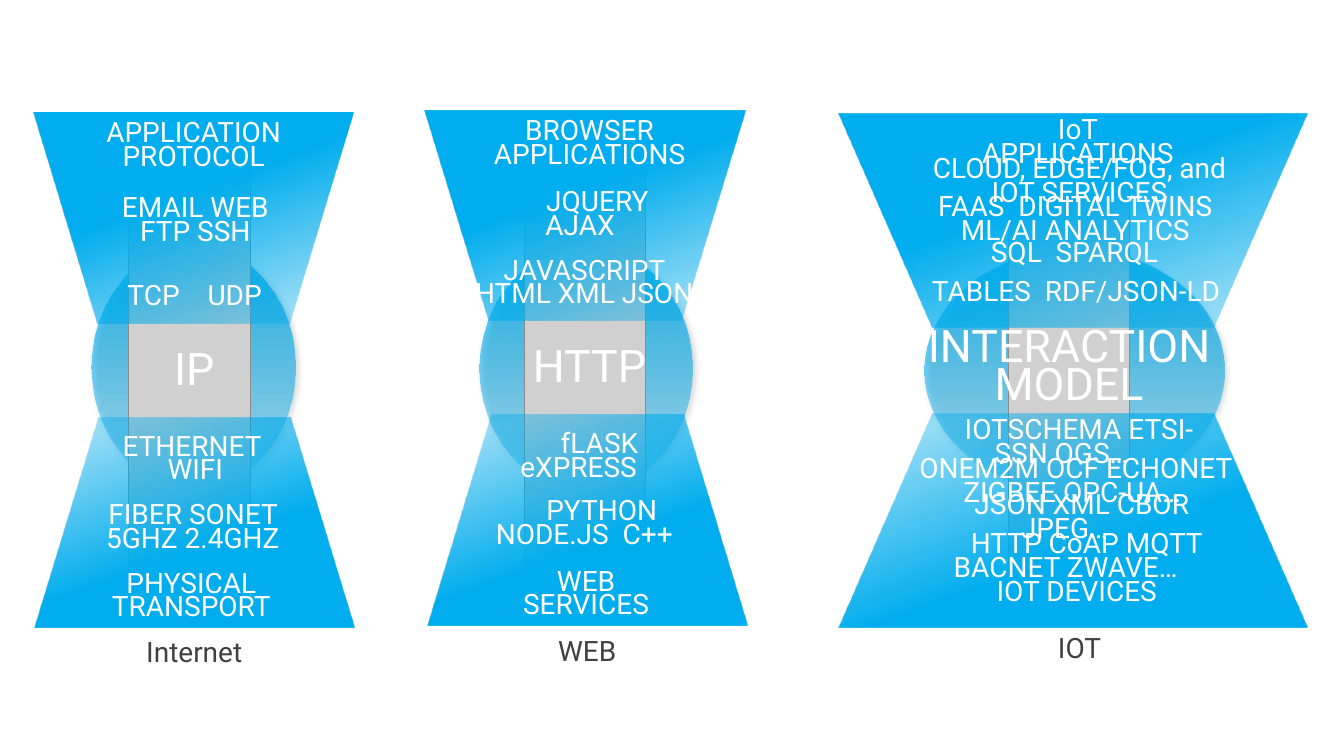
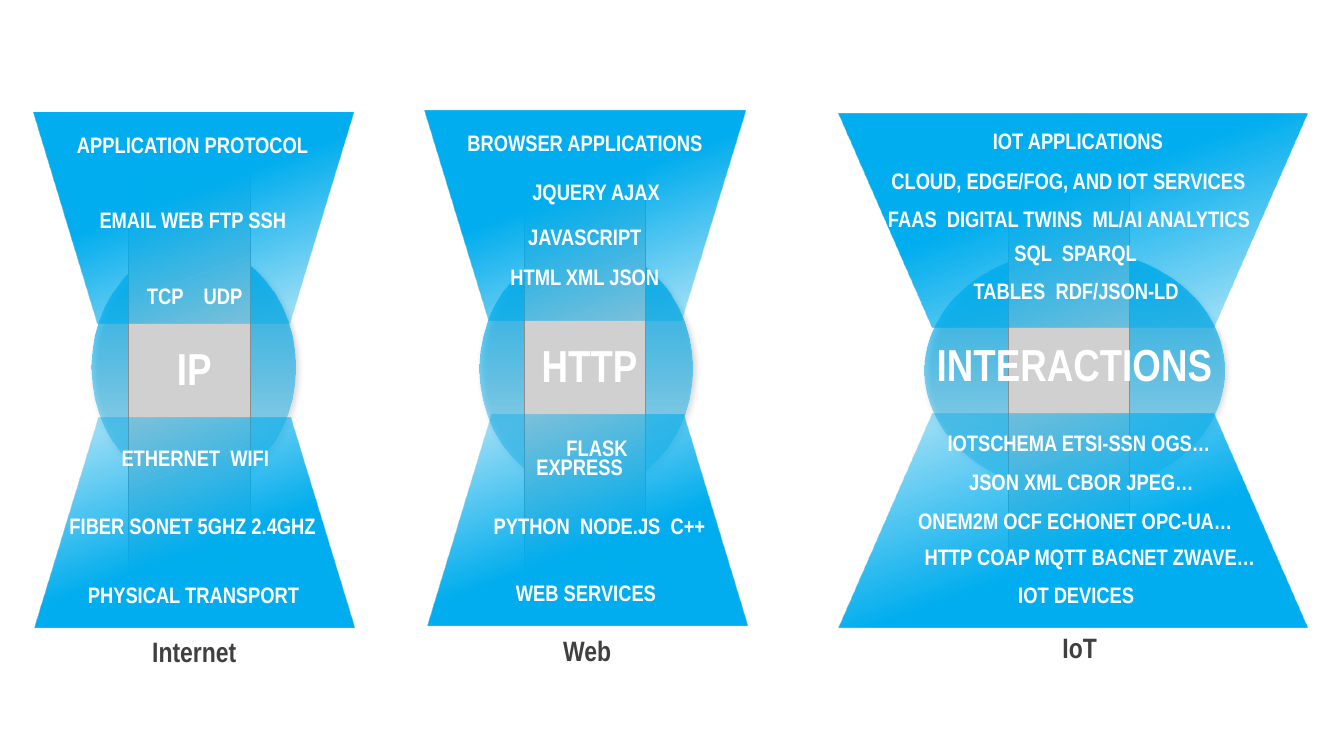
Before and after one commit to w3c/wot, a slide deck: slide 3 of PRESENTATIONS/wot-summary-and-roadmap-04-2019.pptx. Drawn at 1344x756 pixels with LibreOffice and Linux fonts; fonts in the diff are those of the drawing; grey boxes stand for pictures. Boxes give left, top, right and bottom in pixels: in the first picture for what was removed or moved away, otherwise in the second. Text is boxed around its words. In the diff, an @@ line names an element or a change of style, - is before the commit and + after.

Commit message:
fix font issue
Some slides were not rendering propertly when moved to other machines due to font substitutions.   Replace special font with Arial Narrow

```diff
--- a/PRESENTATIONS/wot-summary-and-roadmap-04-2019.pptx
+++ b/PRESENTATIONS/wot-summary-and-roadmap-04-2019.pptx
@@ text "APPLICATION PROTOCOL": place and size @@
-text "APPLICATION PROTOCOL" at [106,121,281,167]
+text "APPLICATION PROTOCOL" at [77,137,308,154]
@@ text "BROWSER APPLICATIONS": place and size @@
-text "BROWSER APPLICATIONS" at [494,119,685,165]
+text "BROWSER APPLICATIONS" at [467,135,702,152]
@@ text "JQUERY AJAX": place and size @@
-text "JQUERY AJAX" at [545,191,648,236]
+text "JQUERY AJAX" at [532,184,660,205]
@@ text at [993,133,1163,150]: text changed; size 20 to 16 pt; font Roboto to Arial Narrow; bold on @@
-IoT APPLICATIONS
+IOT APPLICATIONS
@@ text "EMAIL WEB FTP SSH": place and size @@
-text "EMAIL WEB FTP SSH" at [122,197,268,242]
+text "EMAIL WEB FTP SSH" at [100,210,286,228]
@@ text "FAAS DIGITAL TWINS ML/AI ANALYTICS": place and size @@
-text "FAAS DIGITAL TWINS ML/AI ANALYTICS" at [938,191,1212,247]
+text "FAAS DIGITAL TWINS ML/AI ANALYTICS" at [888,211,1250,232]
@@ text at [891,172,1245,193]: text changed; size 20 to 16 pt; font Roboto to Arial Narrow; bold on @@
-CLOUD, EDGE/FOG, and IOT SERVICES
+CLOUD, EDGE/FOG, AND IOT SERVICES
@@ text "JAVASCRIPT HTML XML JSON": place and size @@
-text "JAVASCRIPT HTML XML JSON" at [475,254,693,310]
+text "JAVASCRIPT HTML XML JSON" at [510,229,659,290]
@@ text "JAVASCRIPT HTML XML JSON" at [510,229,659,290]: size 20 to 16 pt, font Roboto to Arial Narrow, bold on; line spacing 0.7 to 1.5 @@
@@ font Roboto to Arial Narrow, bold on in 3 elements at [152,642,236,663], [177,355,212,385], [542,352,638,382] @@
@@ text at [937,345,1212,390]: text changed; font Roboto to Arial Narrow; bold on @@
-INTERACTION MODEL
+INTERACTIONS
@@ text at [536,440,627,475]: text changed; size 20 to 16 pt; font Roboto to Arial Narrow; bold on @@
-fLASK eXPRESS
+FLASK EXPRESS
@@ text "JSON XML CBOR JPEG…": place and size @@
-text "JSON XML CBOR JPEG…" at [974,489,1189,545]
+text "JSON XML CBOR JPEG…" at [969,472,1193,495]
@@ text "FIBER SONET 5GHZ 2.4GHZ": place and size @@
-text "FIBER SONET 5GHZ 2.4GHZ" at [106,503,280,549]
+text "FIBER SONET 5GHZ 2.4GHZ" at [69,518,315,535]
@@ text "PYTHON NODE.JS C++": place and size @@
-text "PYTHON NODE.JS C++" at [496,500,673,545]
+text "PYTHON NODE.JS C++" at [494,518,706,535]
@@ text at [918,513,1232,530]: text changed; size 20 to 16 pt; font Roboto to Arial Narrow; bold on @@
-ONEM2M OCF ECHONET ZIGBEE OPC-UA…
+ONEM2M OCF ECHONET OPC-UA…
@@ size 20 to 16 pt, font Roboto to Arial Narrow, bold on in 16 elements at [974,281,1179,304], [1014,245,1137,266], [516,585,656,602], [122,450,269,466], [147,288,243,304], [948,433,1210,452], [1018,587,1134,604], [100,210,286,228], [888,211,1250,232], [532,184,660,205], [969,472,1193,495], [494,518,706,535], [467,135,702,152], [69,518,315,535], [77,137,308,154], [88,587,299,604] @@
@@ text "PHYSICAL TRANSPORT": place and size @@
-text "PHYSICAL TRANSPORT" at [112,572,271,617]
+text "PHYSICAL TRANSPORT" at [88,587,299,604]
@@ text at [925,549,1255,570]: text changed; size 20 to 16 pt; font Roboto to Arial Narrow; bold on @@
-HTTP CoAP MQTT BACNET ZWAVE…
+HTTP COAP MQTT BACNET ZWAVE…
@@ text at [563,640,611,662]: text changed; font Roboto to Arial Narrow; bold on @@
-WEB
+Web
@@ text at [1062,638,1096,659]: text changed; font Roboto to Arial Narrow; bold on @@
-IOT
+IoT
```
Also in this commit, not shown: 1 other slide changed, 1 other file.
